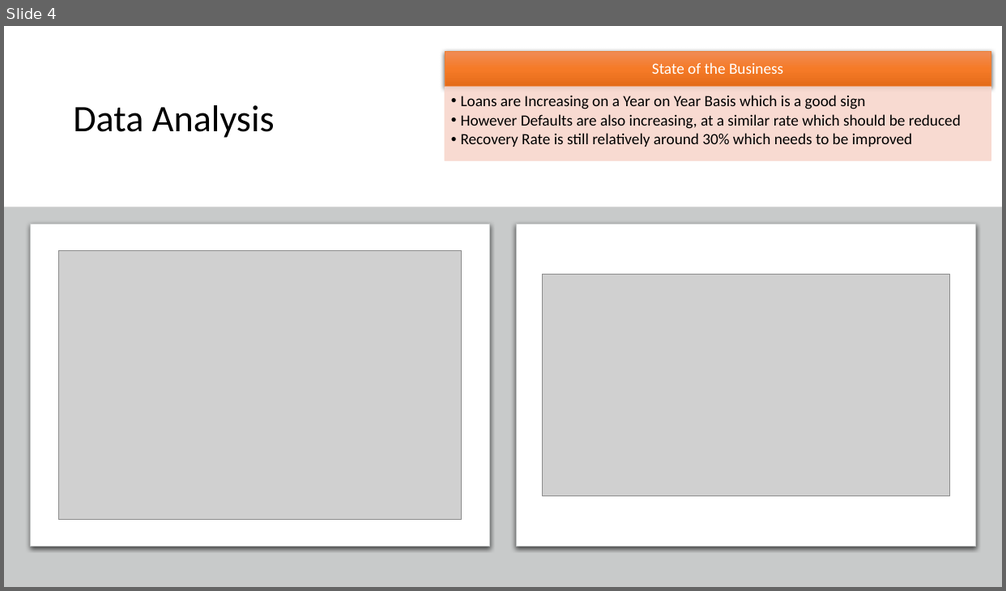
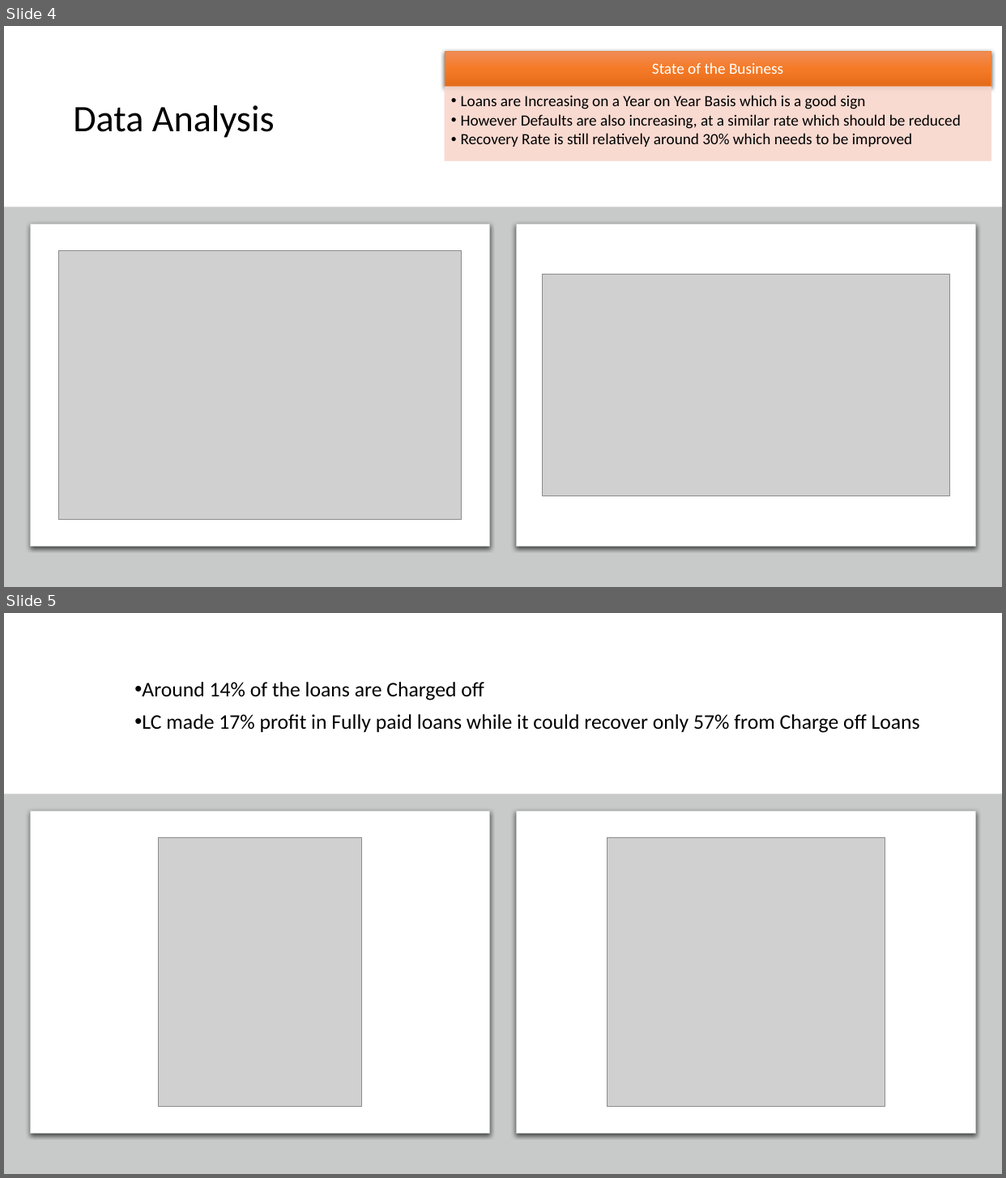
Before and after one commit to rramchan12/Lending-Club-EDA-CaseStudy, a slide deck: LendingClubCaseStudy.pptx. Shown one above the other, each under a label of ours: slide 4 before the commit, slides 4 and 5 after it. The pictures are 1006x591 and 1006x1178 pixels, drawn with LibreOffice and Linux fonts; fonts in the diff are those of the drawing; grey boxes stand for pictures; background and template pictures are left out. Boxes give left, top, right and bottom in pixels: in the first picture for what was removed or moved away, otherwise in the second. Text is boxed around its words. In the diff, an @@ line names an element or a change of style, - is before the commit and + after.

```diff
--- a/LendingClubCaseStudy.pptx
+++ b/LendingClubCaseStudy.pptx
@@ slide 5 added at box(4, 613, 1002, 1174), background #FFFFFF @@
@@ text added at box(142, 682, 920, 733), 20 pt, text #000000 @@
+• Around 14% of the loans are Charged off
+• LC made 17% profit in Fully paid loans while it could recover only 57% from Charge off Loans
@@ rectangle added at box(4, 794, 1002, 1174), fill #C8CACA @@
@@ rounded rectangle added at box(30, 811, 490, 1133), fill #FFFFFF, outline #C8CACA 0.75 pt @@
@@ rounded rectangle added at box(516, 811, 976, 1133), fill #FFFFFF, outline #C8CACA 0.75 pt @@
@@ picture added at box(158, 837, 362, 1107) @@
@@ picture added at box(607, 837, 885, 1107) @@
```
Also in this commit, not shown: 1 slide changed, 3 other slides added, 1 slide removed, 1 other file.
